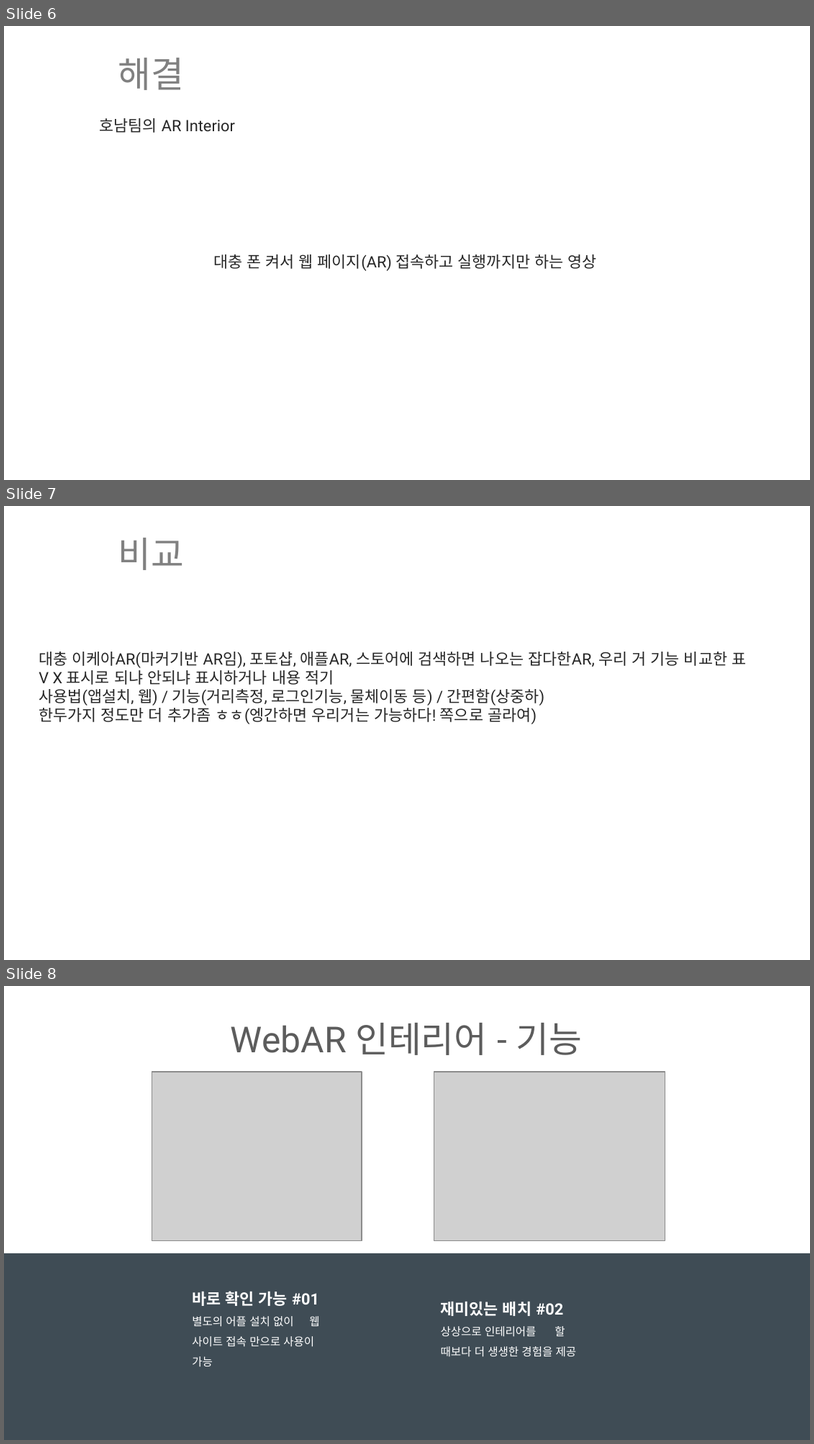
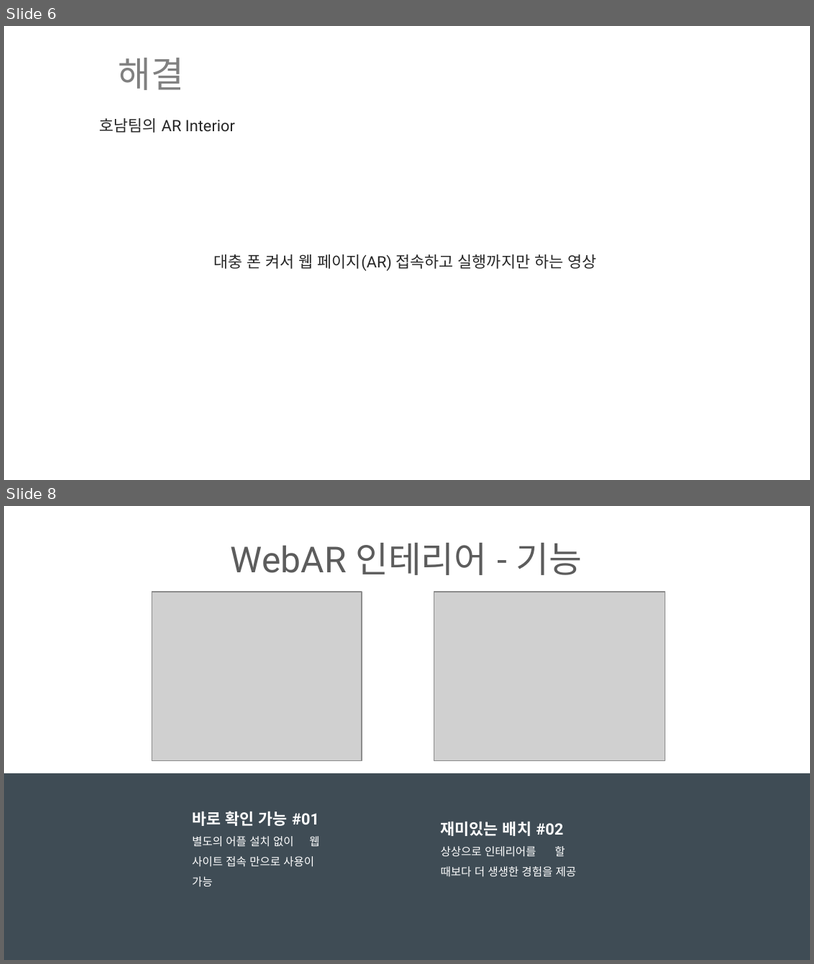
Before and after one commit to ptyoiy/ARwork, a slide deck: 호남-발표자료.pptx. Shown one above the other, each under a label of ours: slides 6, 7 and 8 before the commit, slides 6 and 8 after it; the slides between them are not shown. The pictures are 814x1444 and 814x964 pixels, drawn with LibreOffice and Linux fonts; fonts in the diff are those of the drawing; grey boxes stand for pictures. Boxes give left, top, right and bottom in pixels: in the first picture for what was removed or moved away, otherwise in the second. Text is boxed around its words. In the diff, an @@ line names an element or a change of style, - is before the commit and + after.

```diff
--- a/호남-발표자료.pptx
+++ b/호남-발표자료.pptx
@@ slide 7 removed at bbox=[4, 506, 810, 960], background #FFFFFF @@
@@ title removed at bbox=[118, 538, 185, 570] @@
-비교
@@ text removed at bbox=[39, 651, 746, 724] @@
-대충 이케아AR(마커기반 AR임), 포토샵, 애플AR, 스토어에 검색하면 나오는 잡다한AR, 우리 거 기능 비교한 표
-V X 표시로 되냐 안되냐 표시하거나 내용 적기
-사용법(앱설치, 웹) / 기능(거리측정, 로그인기능, 물체이동 등) / 간편함(상중하)
-한두가지 정도만 더 추가좀 ㅎㅎ(엥간하면 우리거는 가능하다! 쪽으로 골라여)
```
Also in this commit, not shown: 1 slide changed, 1 slide added.
